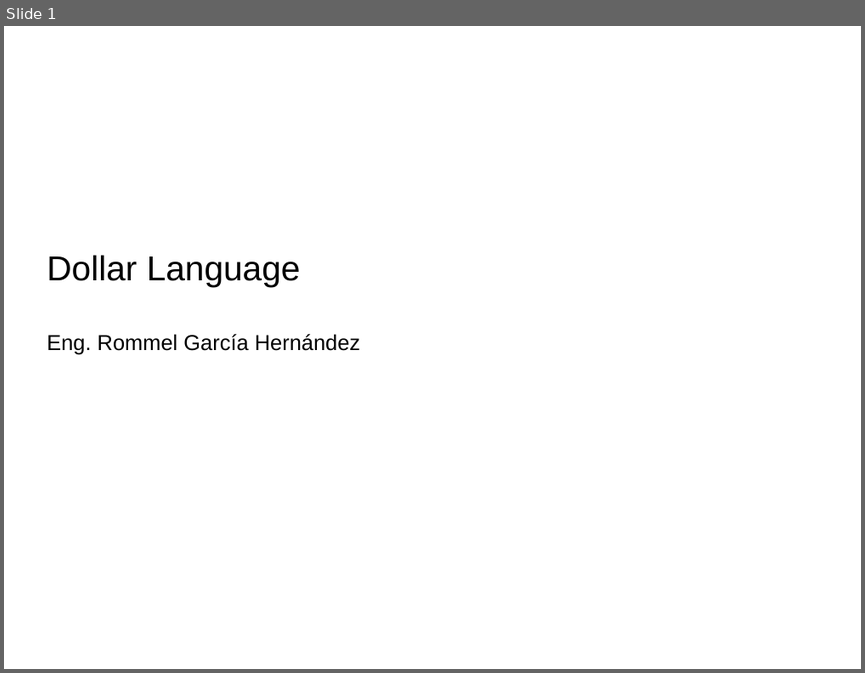
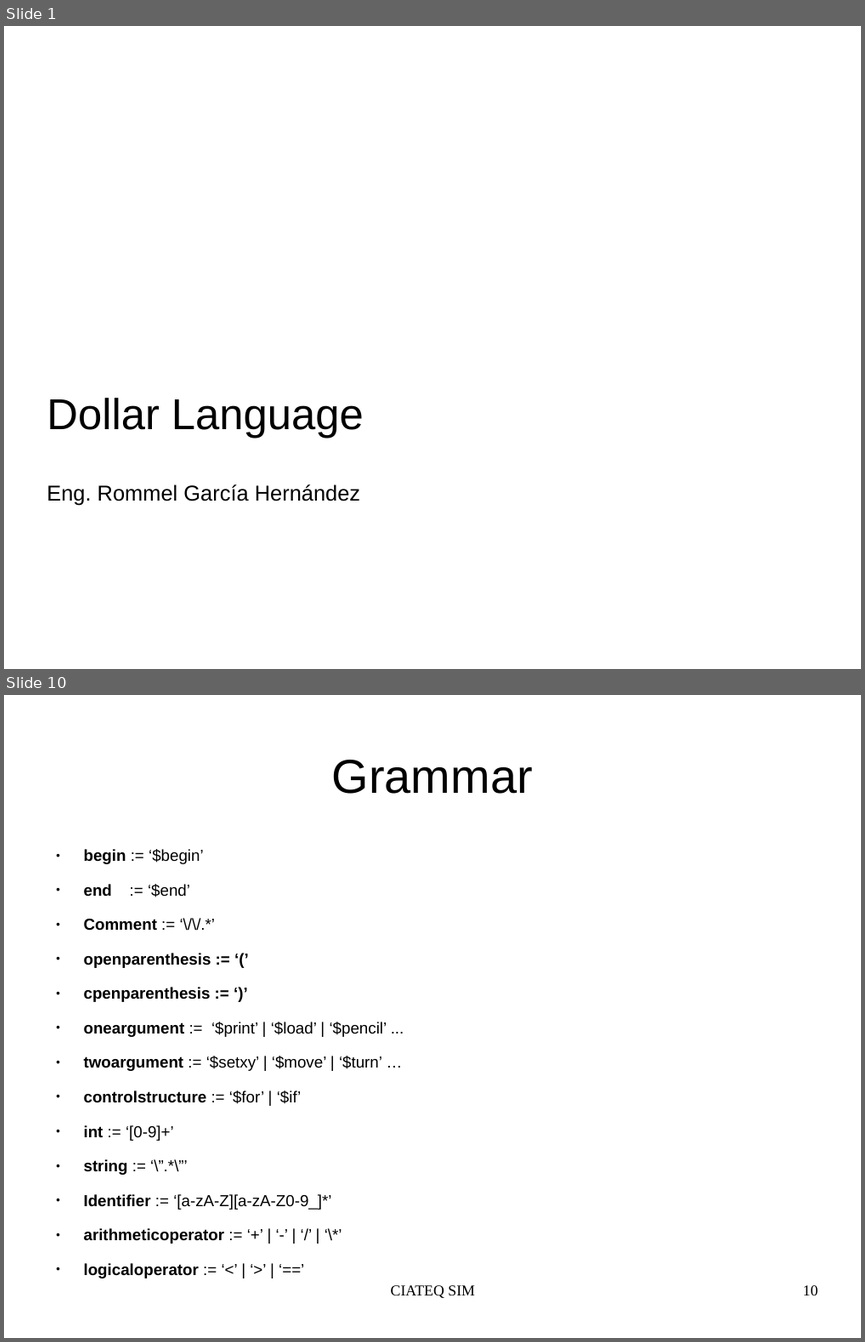
Before and after one commit to tehuano/compilers-sim, a slide deck: dollar_language.odp. Shown one above the other, each under a label of ours: slide 1 before the commit, slides 1 and 10 after it; the slides between them are not shown. The pictures are 865x673 and 865x1342 pixels, drawn with LibreOffice and Linux fonts; fonts in the diff are those of the drawing. Boxes give left, top, right and bottom in pixels: in the first picture for what was removed or moved away, otherwise in the second. Text is boxed around its words. In the diff, an @@ line names an element or a change of style, - is before the commit and + after.

```diff
--- a/dollar_language.odp
+++ b/dollar_language.odp
@@ slide 10 added at bbox=[4, 695, 861, 1338], background #FFFFFF @@
@@ title added at bbox=[332, 760, 533, 794], 44 pt, text #000000 @@
+Grammar
@@ text added at bbox=[84, 849, 387, 1209], 14.8 pt, text #000000 @@
+● begin := ‘$begin’
+● end := ‘$end’
+● Comment := ‘\/\/.*’
+● openparenthesis := ‘(’
+● cpenparenthesis := ‘)’
+● oneargument := ‘$print’ | ‘$load’ | ‘$pencil’ ...
+● twoargument := ‘$setxy’ | ‘$move’ | ‘$turn’ …
+● controlstructure := ‘$for’ | ‘$if’
+● int := ‘[0-9]+’
+● string := ‘\”.*\”’
+● Identifier := ‘[a-zA-Z][a-zA-Z0-9_]*’
+● arithmeticoperator := ‘+’ | ‘-’ | ‘/’ | ‘\*’
+● logicaloperator := ‘<’ | ‘>’ | ‘==’
@@ text added at bbox=[391, 1285, 475, 1298], 14 pt, text #000000 @@
+CIATEQ SIM
@@ page number added at bbox=[803, 1285, 818, 1295], 14 pt, text #000000 @@
+10
@@ slide 1 changed as well @@
@@ subtitle at bbox=[46, 397, 364, 437]: size 32 to 40 pt in "Dollar Language" @@
```
Also in this commit, not shown: 1 other slide changed, 9 other slides added, 6 slides removed, 3 other files.
